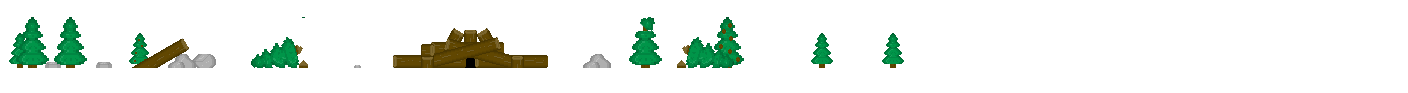
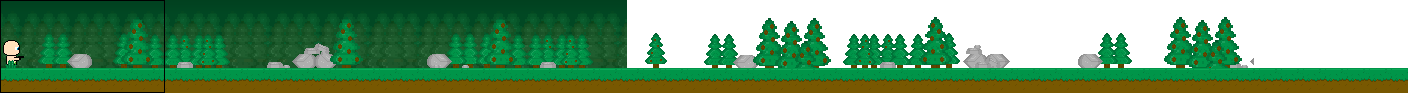
Before/after of a (1408, 93) layered artwork. What changed in the layer stack:
showed "Camera" over left=0, top=0, right=165, bottom=93
added group "Group 2" with 15 layers in group "Referens" over left=5, top=60, right=17, bottom=68
added group "Grass 2" with 4 layers in group "Group 2" over left=11, top=60, right=14, bottom=68
added group "Grass 1" with 4 layers in group "Group 2" over left=8, top=60, right=11, bottom=68
added group "Group 1" with 4 layers in group "Group 2" over left=5, top=64, right=17, bottom=68
showed "Naked man" over left=3, top=40, right=24, bottom=68
hid group "1-4" (31 layers) over left=0, top=0, right=1408, bottom=93
hid group "1-2" (34 layers) over left=0, top=0, right=1408, bottom=93
showed group "1-1" (28 layers) over left=0, top=0, right=1408, bottom=93
showed group "Background" (7th of 8, in "Full maps" › "1-1") (6 layers) over left=0, top=0, right=1408, bottom=72
showed "Forest ground copy" (4th of 4, in "Full maps" › "1-1") over left=0, top=68, right=1408, bottom=93
